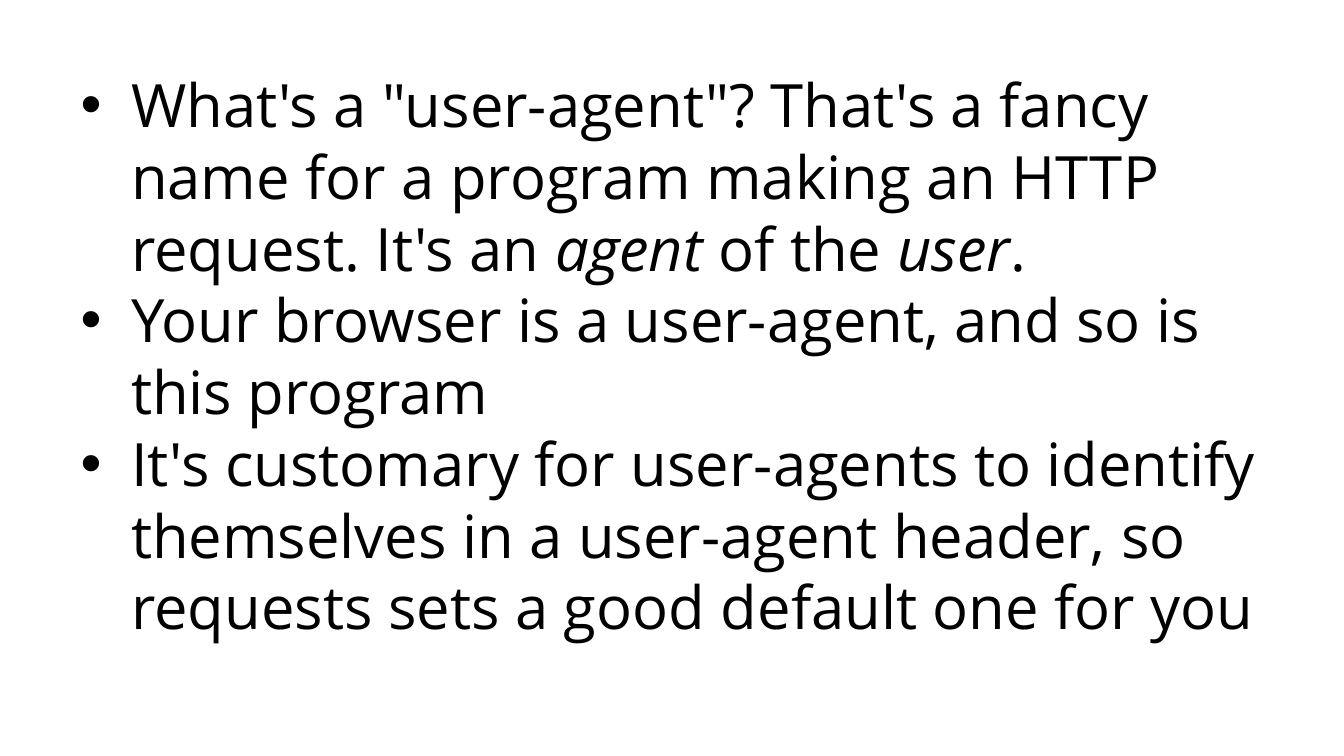
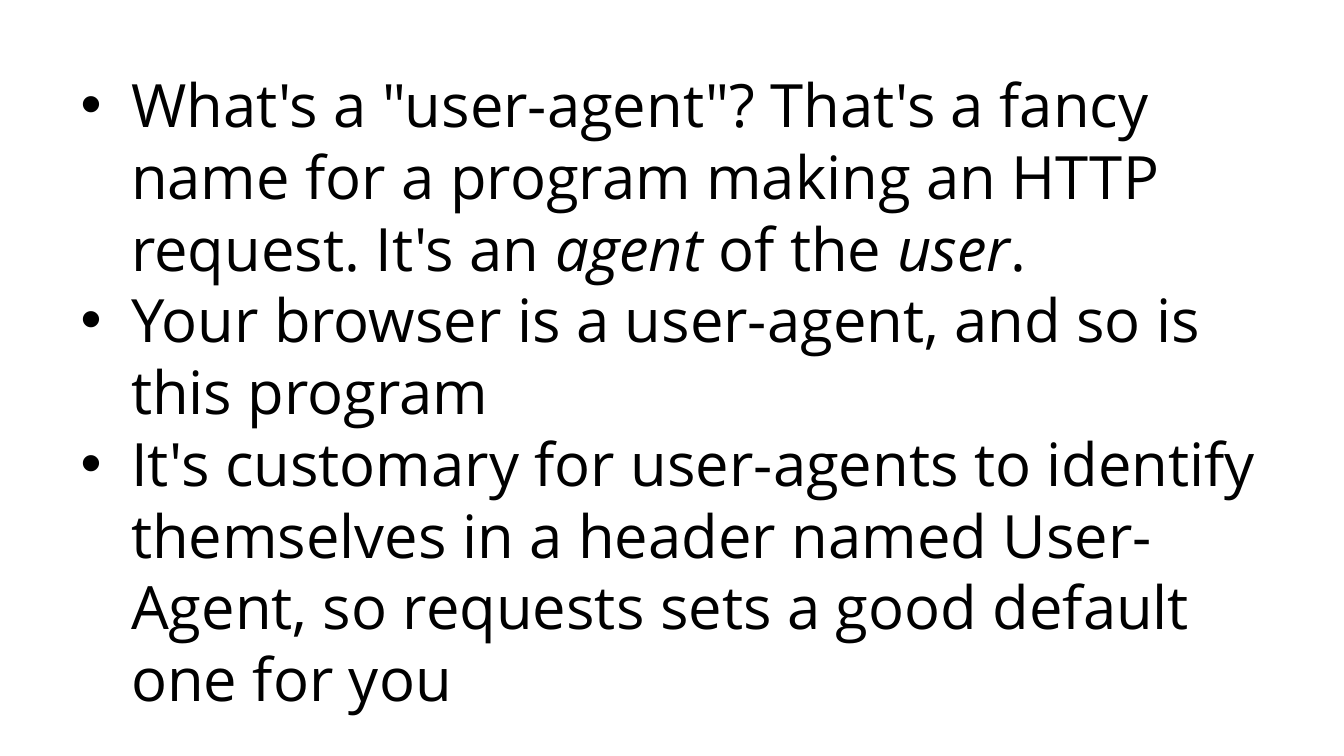
Before and after one commit to grimmelm/ctech404, a slide deck: slide 61 of ctech404/CTECH404_Combined_Slidedeck.pptx (slide 62 before the commit). Drawn at 1344x756 pixels with LibreOffice and Linux fonts; fonts in the diff are those of the drawing. Boxes give left, top, right and bottom in pixels: in the first picture for what was removed or moved away, otherwise in the second. Text is boxed around its words. In the diff, an @@ line names an element or a change of style, - is before the commit and + after.

```diff
--- a/ctech404/CTECH404_Combined_Slidedeck.pptx
+++ b/ctech404/CTECH404_Combined_Slidedeck.pptx
@@ text at [131,440,1255,702]: text changed @@
-• It's customary for user-agents to identify themselves in a user-agent header, so requests sets a good default one for you
+• It's customary for user-agents to identify themselves in a header named User-Agent, so requests sets a good default one for you
```
Also in this commit, not shown: 23 other slides changed, 1 slide added, 2 slides removed.
